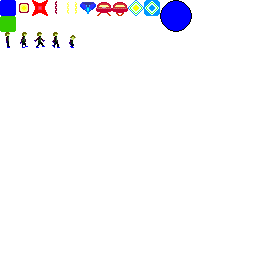
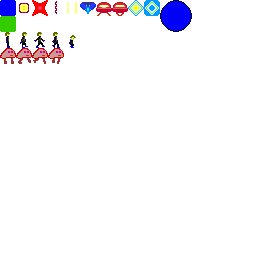
The second w=256, h=256 image is a revision of the first. Changes to its layers:
added layer "ned-0" above "ned-1" over [0, 48, 16, 64]
added layer "ned-1" above "ned-2" over [16, 48, 32, 64]
added layer "ned-2" above "ned-3" over [32, 48, 48, 64]
added layer "ned-3" above "Background" over [48, 48, 64, 64]
